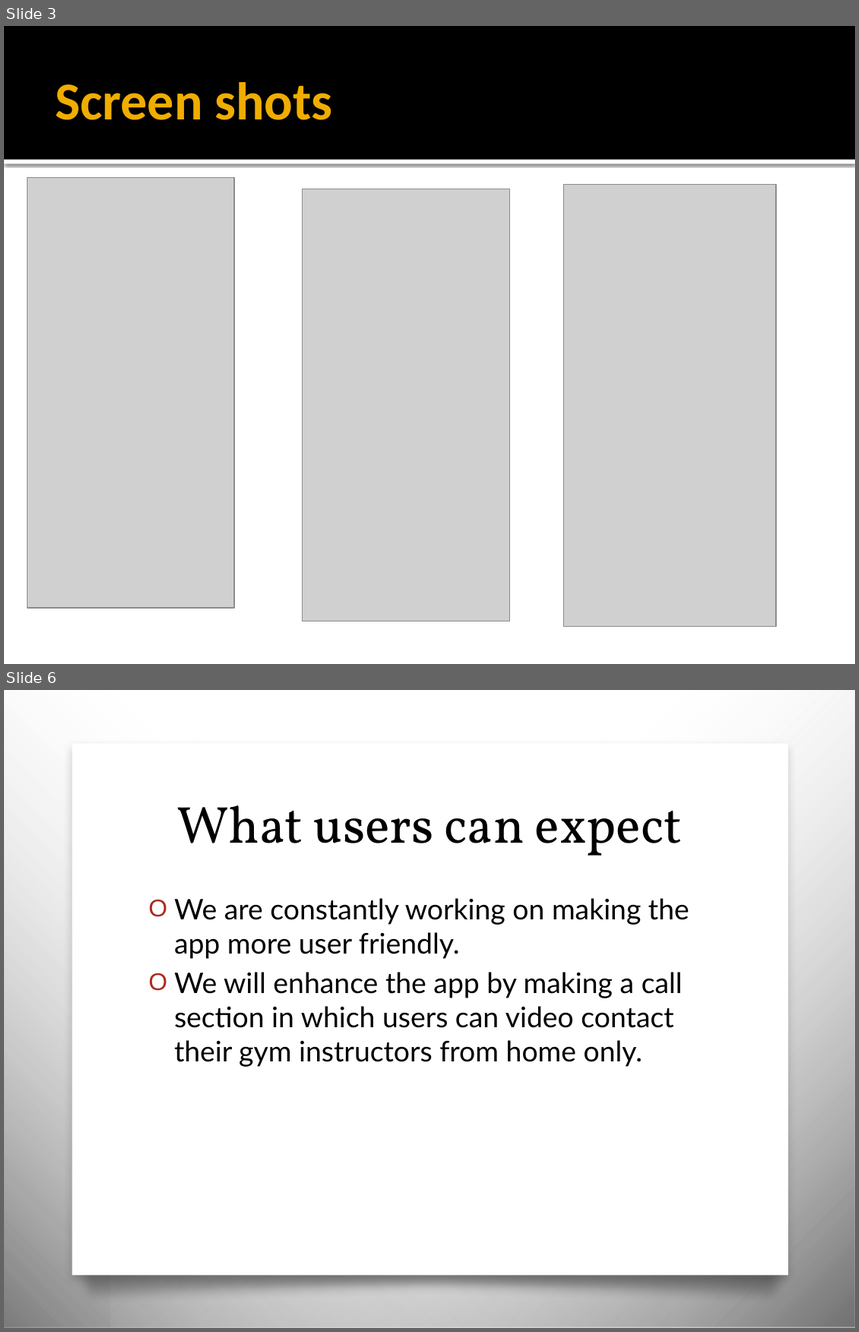
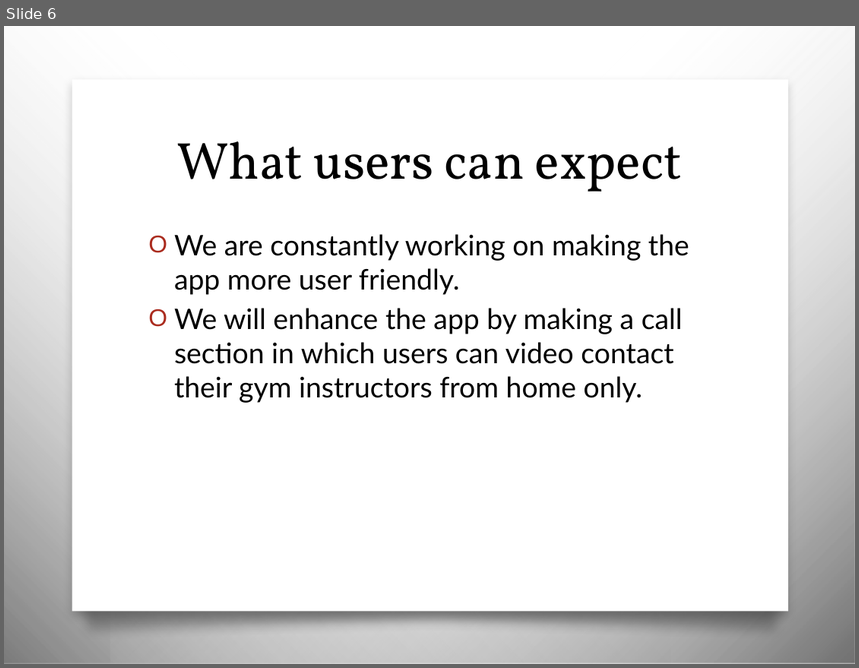
Before and after one commit to Zeo-shark/GymStructor, a slide deck: CODEX Gymstructor.pptx. Shown one above the other, each under a label of ours: slides 3 and 6 before the commit, slide 6 after it; the slides between them are not shown. The pictures are 859x1332 and 859x668 pixels, drawn with LibreOffice and Linux fonts; fonts in the diff are those of the drawing; grey boxes stand for pictures; background and template pictures are left out. Boxes give left, top, right and bottom in pixels: in the first picture for what was removed or moved away, otherwise in the second. Text is boxed around its words. In the diff, an @@ line names an element or a change of style, - is before the commit and + after.

```diff
--- a/CODEX Gymstructor.pptx
+++ b/CODEX Gymstructor.pptx
@@ slide 3 removed at (4,26,855,664), background #FFFFFF @@
@@ rectangle removed at (4,26,855,160) @@
@@ title removed at (55,82,332,120) @@
-Screen shots
@@ rectangle removed at (4,160,855,164) @@
@@ picture removed at (28,177,235,608) @@
@@ picture removed at (563,184,776,627) @@
@@ picture removed at (302,189,509,622) @@
```
Also in this commit, not shown: 3 slides changed, 3 slides added, 1 other slide removed.
